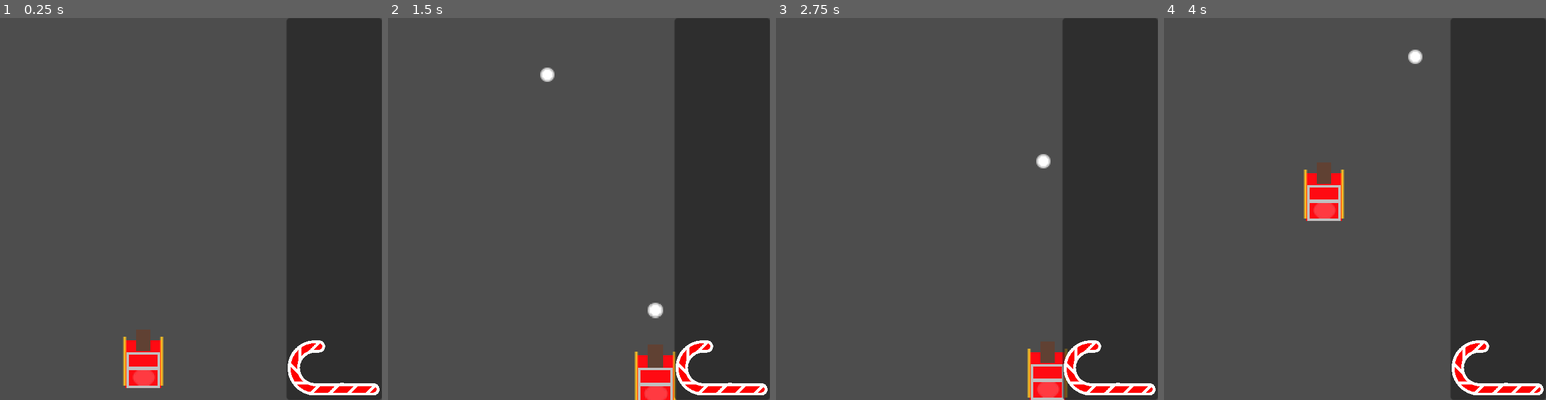
Above: before the commit, frames 1-4 (left to right).
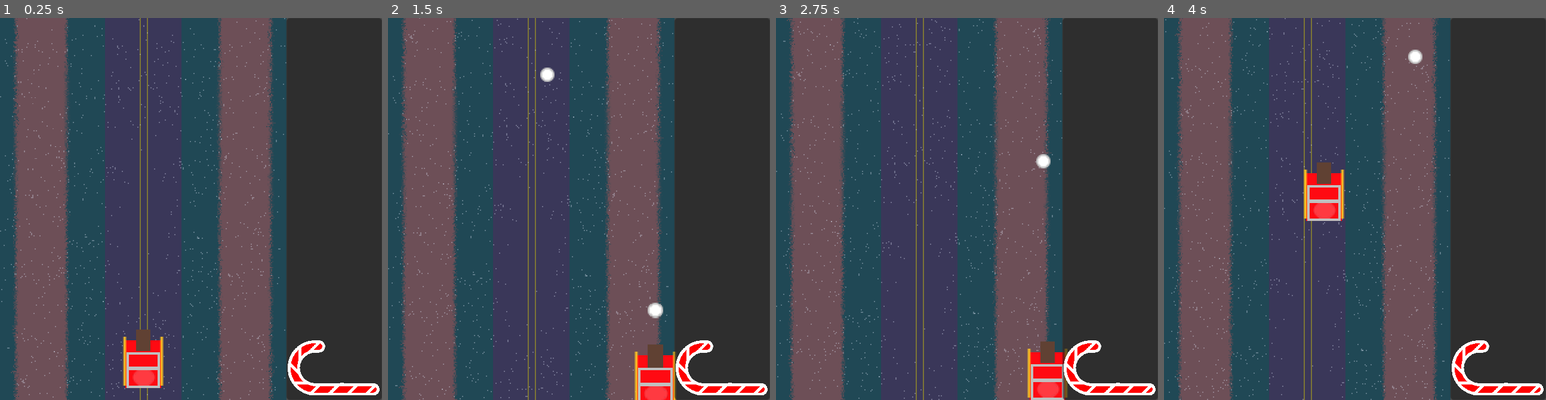
Above: after the commit, the same moments.

Repository: Zoidmania/gdex-2023-winter
Game: Godot game, scene res://stages/stage_north_america.tscn
Same seed, same stepped clock (60 frames per second), same inputs: the game is played once before the commit and once after it. The engine's default icon, where the game draws it, is replaced by a stand-in: a white triangle on a blue panel in a dark square.
Inputs:
- Up to frame 1 (0.25 s): no input
- Up to frame 2 (1.5 s): hold Right (santa_move_right) 0.53-1.28 s; tap Space (santa_shoot) at 0.6, 1.35 s; hold Down (santa_move_down) from 1.28 s (still down)
- Up to frame 3 (2.75 s): release Down (santa_move_down) at 2.03 s; hold Right (santa_move_right) from 2.03 s (still down); tap Space (santa_shoot) at 2.1 s
- Up to frame 4 (4 s): release Right (santa_move_right) at 2.78 s; hold Up (santa_move_up) 2.78-3.53 s; tap Space (santa_shoot) at 2.85, 3.6 s; hold Left (santa_move_left) from 3.53 s (still down)

The runs differ from the first frame. In frame 1, 53% of the frame differs, in the area x 0-75%, y 0-100%; in frame 2, 52%; in frame 3, 52%; in frame 4, 53%.

Commit message:
snow parralax

Diff:
--- /dev/null
+++ b/src/assets/background/snowroad.gd
@@ -0,0 +1,9 @@
+extends ParallaxBackground
+
+@onready var snow_layer: ParallaxLayer = %snow
+
+@onready var road_layer: ParallaxLayer = %road
+
+func _process(delta: float) -> void:
+    snow_layer.motion_offset.y += 25 * delta
+    road_layer.motion_offset.y += 10 * delta
--- /dev/null
+++ b/src/assets/background/snowroad.tscn
@@ -0,0 +1,26 @@
+[gd_scene load_steps=4 format=3 uid="uid://bl8jggbyev5gg"]
+
+[ext_resource type="Script" path="res://assets/background/snowroad.gd" id="1_x2qc6"]
+[ext_resource type="Texture2D" uid="uid://cllhya30cvsvt" path="res://assets/background/background.png" id="2_g5e2n"]
+[ext_resource type="Texture2D" uid="uid://r7hrv3yasln2" path="res://assets/background/snow.png" id="3_v8t08"]
+
+[node name="Snowroad" type="ParallaxBackground"]
+script = ExtResource("1_x2qc6")
+
+[node name="road" type="ParallaxLayer" parent="."]
+unique_name_in_owner = true
+motion_mirroring = Vector2(0, 320)
+
+[node name="TextureRect" type="TextureRect" parent="road"]
+offset_right = 40.0
+offset_bottom = 40.0
+texture = ExtResource("2_g5e2n")
+
+[node name="snow" type="ParallaxLayer" parent="."]
+unique_name_in_owner = true
+motion_mirroring = Vector2(0, 320)
+
+[node name="TextureRect" type="TextureRect" parent="snow"]
+offset_right = 40.0
+offset_bottom = 40.0
+texture = ExtResource("3_v8t08")
--- a/src/hud-ui/hud.tscn
+++ b/src/hud-ui/hud.tscn
@@ -1,6 +1,7 @@
-[gd_scene load_steps=3 format=3 uid="uid://dt47ouy0h30vr"]
+[gd_scene load_steps=4 format=3 uid="uid://dt47ouy0h30vr"]
 
 [ext_resource type="Script" path="res://hud-ui/hud.gd" id="1_wj5ib"]
+[ext_resource type="PackedScene" uid="uid://bl8jggbyev5gg" path="res://assets/background/snowroad.tscn" id="2_qawmx"]
 [ext_resource type="PackedScene" uid="uid://t7g7fre5eokw" path="res://hud-ui/health_bar.tscn" id="3_qexwg"]
 
 [node name="HUD" type="CanvasLayer"]
@@ -19,6 +20,8 @@
 layout_mode = 2
 border_color = Color(0.898039, 0, 0.764706, 1)
 
+[node name="Snowroad" parent="HSplitContainer/GameViewport" instance=ExtResource("2_qawmx")]
+
 [node name="UIPanel" type="Panel" parent="HSplitContainer"]
 layout_mode = 2
 
--- a/src/powerups/hot_chocolate.tscn
+++ b/src/powerups/hot_chocolate.tscn
@@ -41,7 +41,7 @@
 texture = ExtResource("2_qe7jd")
 
 [node name="HitboxComponent" parent="." index="1"]
-damage = -2.0
+damage = -1.0
 
 [node name="CollisionShape2D" type="CollisionShape2D" parent="HitboxComponent" index="0"]
 position = Vector2(-0.5, 0)
--- a/src/stages/stage_north_america.tscn
+++ b/src/stages/stage_north_america.tscn
@@ -1,10 +1,8 @@
-[gd_scene load_steps=4 format=3 uid="uid://d1op0dhpjdb7l"]
+[gd_scene load_steps=3 format=3 uid="uid://d1op0dhpjdb7l"]
 
 [ext_resource type="PackedScene" uid="uid://cv75r8ff33mru" path="res://stages/stage.tscn" id="1_v1sby"]
 [ext_resource type="PackedScene" uid="uid://cyfrv23x7cjxg" path="res://stages/stage_na_enemy_generator.tscn" id="2_3sfko"]
-[ext_resource type="PackedScene" uid="uid://y0utk1nx72vy" path="res://enemies/grey_goat.tscn" id="3_8bed5"]
 
 [node name="StageNorthAmerica" instance=ExtResource("1_v1sby")]
 
 [node name="Stage1EnemyGenerator" parent="." index="1" instance=ExtResource("2_3sfko")]
-grey_goat_scene = ExtResource("3_8bed5")
Binary file added: src/assets/background/background.png
Not shown, added: src/assets/background/background.png.import
Binary file added: src/assets/background/snow.png
Not shown, added: src/assets/background/snow.png.import
